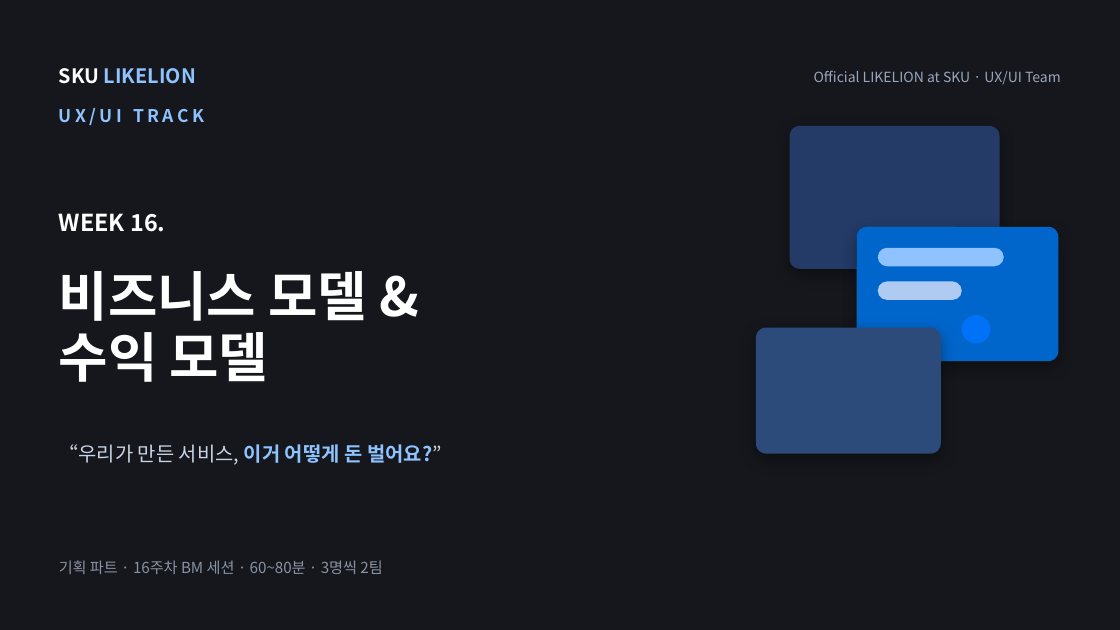
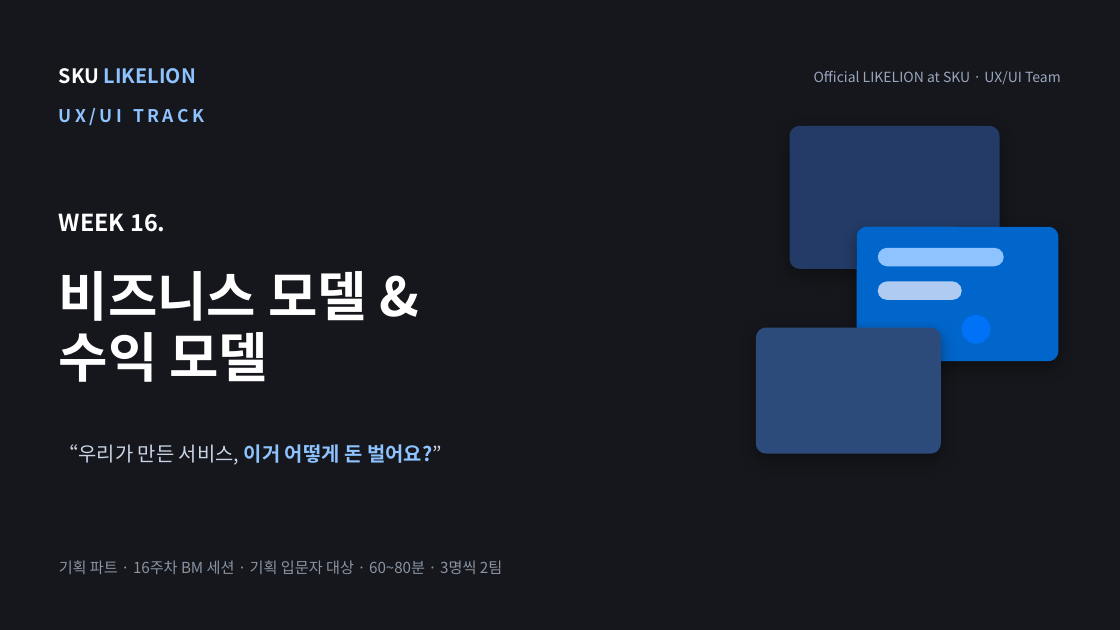
Before and after one commit to SKUnohtaekyung/BM, a slide deck: slide 1 of 슬라이드/BM_16주차_강의덱.pptx. Drawn at 1120x630 pixels with LibreOffice and Linux fonts; fonts in the diff are those of the drawing. Boxes give left, top, right and bottom in pixels: in the first picture for what was removed or moved away, otherwise in the second. Text is boxed around its words. In the diff, an @@ line names an element or a change of style, - is before the commit and + after.

```diff
--- a/슬라이드/BM_16주차_강의덱.pptx
+++ b/슬라이드/BM_16주차_강의덱.pptx
@@ text at [59, 560, 502, 574]: text changed @@
-기획 파트 · 16주차 BM 세션 · 60~80분 · 3명씩 2팀
+기획 파트 · 16주차 BM 세션 · 기획 입문자 대상 · 60~80분 · 3명씩 2팀
```
Also in this commit, not shown: 14 other slides changed, 1 other file.
